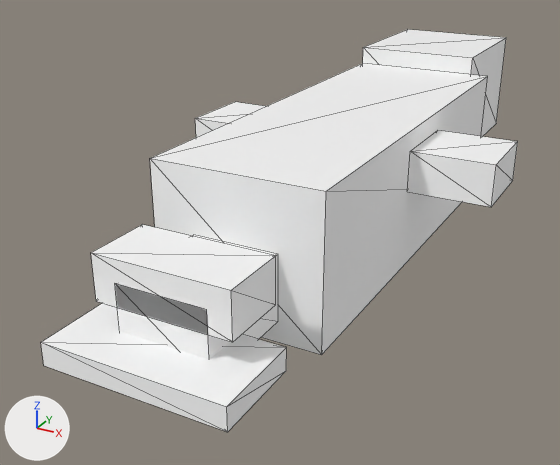
Before and after pictures for a commit that changed the glTF model models/creatures/shark/model.gltf.
Camera for both pictures: a camera (50 mm lens) standing at (0.96, -2.19, 1.19) and looking at (-0.15, -0.18, 0.18). Arrows for +X, +Y and +Z are at lower left; the lights stay in place. The first picture is the older version. Mesh edges are drawn as thin lines. Vertices at exactly the same position are counted once.
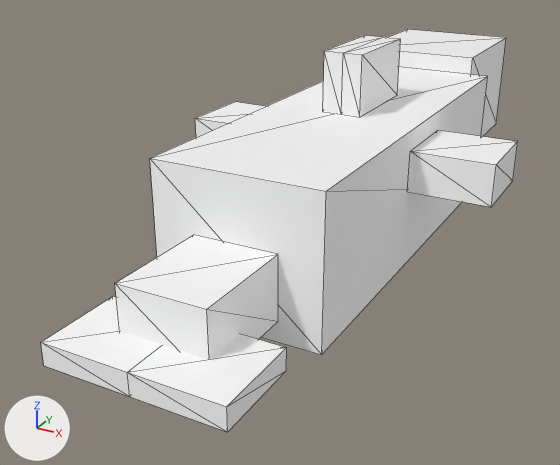
Changed parts and their boxes (x1, y1, x2, y2) in the pictures (560 x 465 px):
part 1 of me_mesh_0, deleted
    before: (91, 224, 276, 342)
part 2 of me_mesh_0, cut back
    before: (41, 303, 286, 432)
    after: (41, 296, 286, 432)
part 3 of me_mesh_0, added
    after: (323, 35, 400, 117)

The change in detail:
me_mesh_0 is used by ob_mesh; location (0.0, 0.0, 0.0).
me_mesh_0 had 72 vertices, 108 faces and spanned x -0.5..0.5, y -1.12..1.19, z 0.12..0.62.
me_mesh_0 now has 80 vertices, 132 faces and spans x -0.5..0.5, y -1.12..1.19, z 0.12..0.75.
me_mesh_0 part 1: the loose piece of 8 vertices spanning x -0.19..0.19, y -1.0..-0.81, z 0.31..0.44 is deleted.
Part 2, on me_mesh_0:
8 faces are deleted.
4 vertices are added at (0.0, -1.12, 0.19), (0.0, -1.12, 0.25), (0.0, -0.88, 0.19), (0.0, -0.88, 0.25).
20 new faces join them.
Part 3, on me_mesh_0:
6 vertices are added at (-0.06, -0.06, 0.56), (0.0, -0.06, 0.56), (-0.06, -0.06, 0.75), (0.0, -0.06, 0.75), (0.06, -0.06, 0.56), (0.06, -0.06, 0.75).
6 new vertices lie (0.0, 0.31, 0.0) away from vertices in x -0.06..0.06, y -0.06, z 0.56..0.75.
24 new faces join them.
